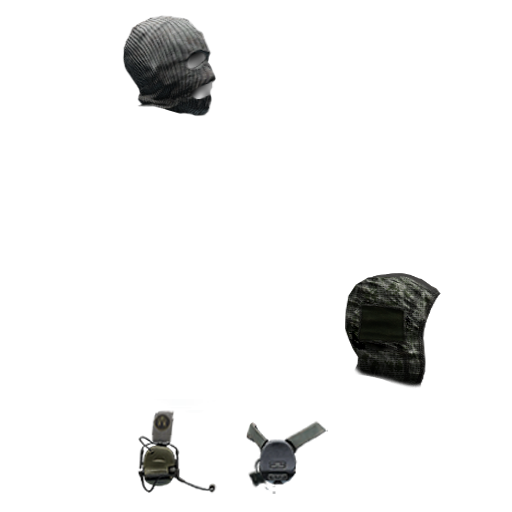
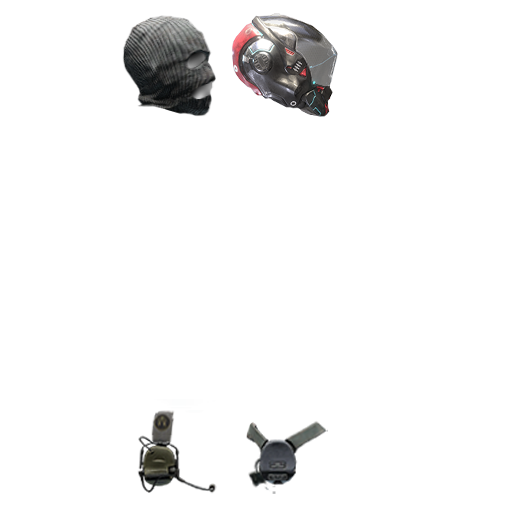
Before/after of a 512px x 512px layered artwork. What changed in the layer stack:
removed layer "Слой 53" from group "капюшон" over [345, 273, 441, 389]
added layer "Слой 55" in group "шлем" over [232, 13, 338, 117]
